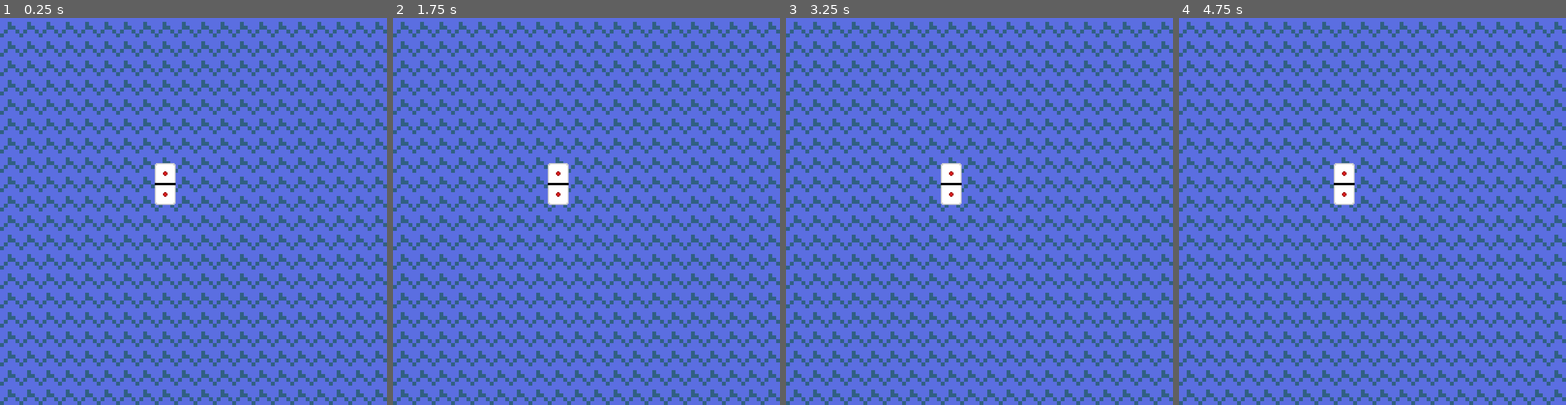
Above: before the commit, frames 1-4 (left to right).
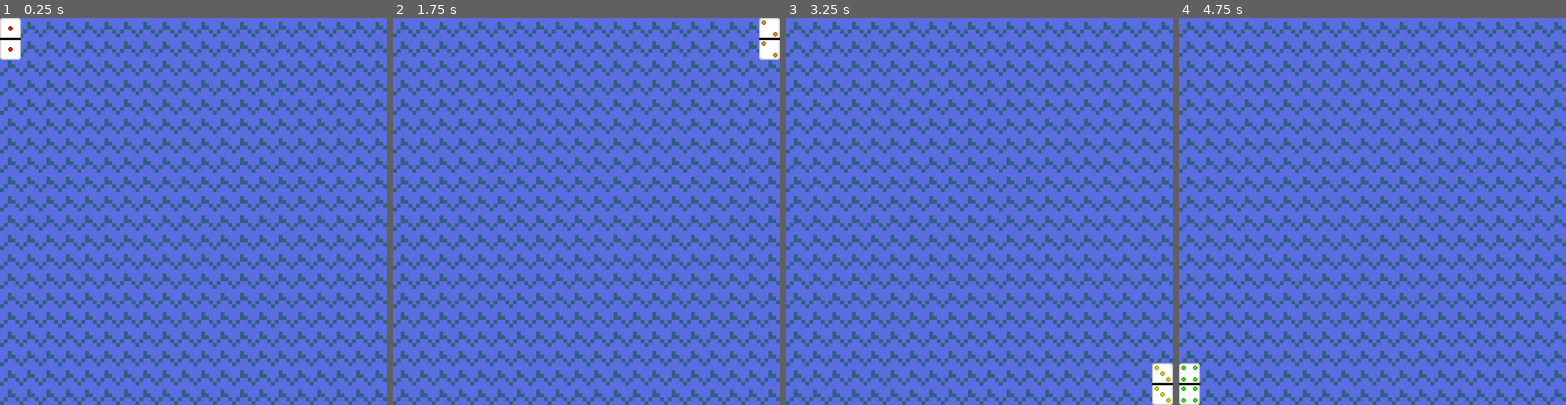
Above: after the commit, the same moments.

Repository: TH3-C0D3RS/Marauders
Game: Godot game, scene res://scenes/main.tscn
Two runs of this game, one before a commit and one after it. Both use one fixed random seed, a clock stepped at 60 frames per second and the inputs below. Before the commit the project has no main scene; this scene is started directly in both runs.
Inputs:
- Up to frame 1 (0.25 s): no input
- Up to frame 2 (1.75 s): tap Enter at 0.5 s; tap Space at 1.25 s
- Up to frame 3 (3.25 s): tap Enter at 2 s; tap Space at 2.75 s
- Up to frame 4 (4.75 s): tap Enter at 3.5 s; tap Space at 4.25 s

The runs differ from the first frame. In frame 1, 1.2% of the frame differs, in the area x 0-46%, y 0-49%; in frame 2, 1.2%; in frame 3, 1.2%; in frame 4, 1.2%.

Commit message:
Added test_ship.gd, modified 3 files
Added our test_ship script, configured some things.

Diff:
--- a/project.godot
+++ b/project.godot
@@ -11,6 +11,7 @@
 [application]
 
 config/name="Marauders"
+run/main_scene="res://scenes/main.tscn"
 config/features=PackedStringArray("4.3", "GL Compatibility")
 config/icon="res://assets/icon.svg"
 
--- a/scenes/domino.tscn
+++ b/scenes/domino.tscn
@@ -18,14 +18,14 @@
 size = Vector2(54, 53)
 
 [node name="Area2D" type="Area2D"]
-position = Vector2(25, 27)
+position = Vector2(27, 27)
 metadata/_edit_group_ = true
 
 [node name="attack" type="Sprite2D" parent="."]
 scale = Vector2(3, 3)
 texture = SubResource("AtlasTexture_vc15j")
 
-[node name="defense" type="Sprite2D" parent="."]
+[node name="defend" type="Sprite2D" parent="."]
 position = Vector2(0, 54)
 scale = Vector2(3, 3)
 texture = SubResource("AtlasTexture_kdcid")
--- a/scenes/main.tscn
+++ b/scenes/main.tscn
@@ -1,11 +1,13 @@
-[gd_scene load_steps=3 format=3 uid="uid://cxty10p061qkd"]
+[gd_scene load_steps=4 format=3 uid="uid://cxty10p061qkd"]
 
 [ext_resource type="PackedScene" uid="uid://b5n15pl0kpoo2" path="res://scenes/board.tscn" id="1_0rrl8"]
 [ext_resource type="PackedScene" uid="uid://bdq7x6dr7pgce" path="res://scenes/domino.tscn" id="2_5xg7e"]
+[ext_resource type="Script" path="res://scripts/test_ship.gd" id="3_h7f41"]
 
 [node name="Node" type="Node"]
 
 [node name="GameBoard" parent="." instance=ExtResource("1_0rrl8")]
 
-[node name="Area2D" parent="." instance=ExtResource("2_5xg7e")]
-position = Vector2(427, 402)
+[node name="test_ship" parent="." instance=ExtResource("2_5xg7e")]
+position = Vector2(500, 472.5)
+script = ExtResource("3_h7f41")
--- /dev/null
+++ b/scripts/test_ship.gd
@@ -0,0 +1,39 @@
+extends Node2D
+
+var attack1 = load("res://assets/domino-sides/attack/1-attack.png")
+var attack2 = load("res://assets/domino-sides/attack/2-attack.png")
+var attack3 = load("res://assets/domino-sides/attack/3-attack.png")
+var attack4 = load("res://assets/domino-sides/attack/4-attack.png")
+var attack5 = load("res://assets/domino-sides/attack/5-attack.png")
+var defend1 = load("res://assets/domino-sides/defend/1-defend.png")
+var defend2 = load("res://assets/domino-sides/defend/2-defend.png")
+var defend3 = load("res://assets/domino-sides/defend/3-defend.png")
+var defend4 = load("res://assets/domino-sides/defend/4-defend.png")
+var defend5 = load("res://assets/domino-sides/defend/5-defend.png")
+
+
+func _ready():
+	$attack.texture = attack1 # set the texture you want
+	$defend.texture = defend1
+	$".".position = Vector2(27, 27)
+	await get_tree().create_timer(1.5).timeout
+
+	$attack.texture = attack2 # set the texture you want
+	$defend.texture = defend2
+	$".".position = Vector2(973, 27)
+	await get_tree().create_timer(1.5).timeout
+
+	$attack.texture = attack3 # set the texture you want
+	$defend.texture = defend3
+	$".".position = Vector2(973, 919)
+	await get_tree().create_timer(1.5).timeout
+
+	$attack.texture = attack4 # set the texture you want
+	$defend.texture = defend4
+	$".".position = Vector2(27, 919)
+	await get_tree().create_timer(1.5).timeout
+
+	$attack.texture = attack5 # set the texture you want
+	$defend.texture = defend5
+	$".".position = Vector2(500, 472.5)
+	await get_tree().create_timer(1.5).timeout
